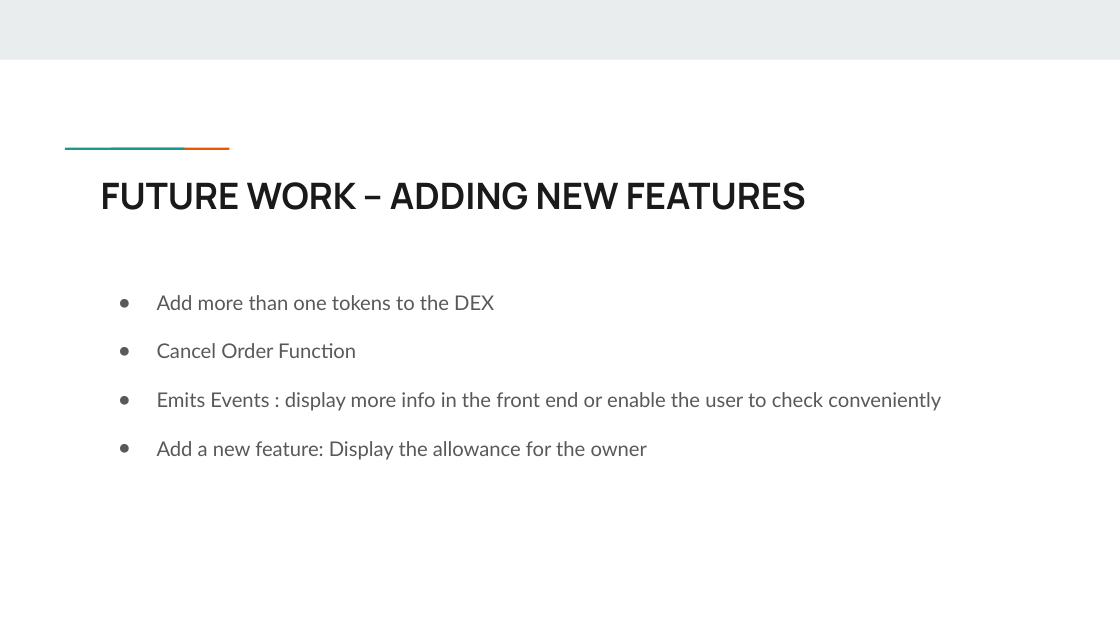
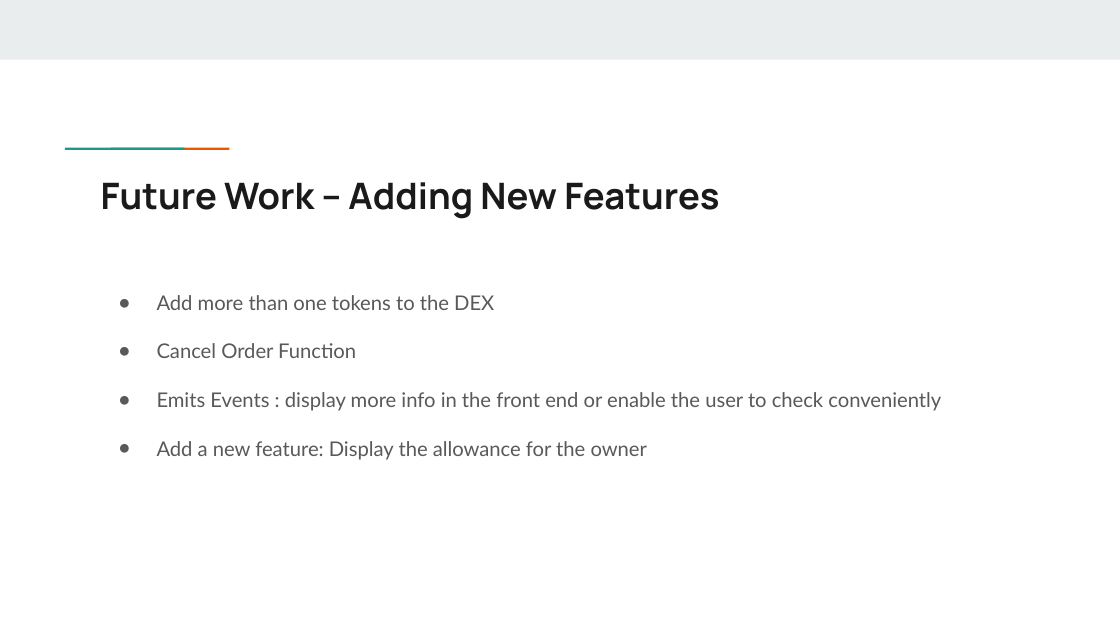
Before and after one commit to muhasenulhaque/Project-3-Group-1, a slide deck: slide 18 of Presentation on Decentralized Exchange.pptx. Drawn at 1120x630 pixels with LibreOffice and Linux fonts; fonts in the diff are those of the drawing. Boxes give left, top, right and bottom in pixels: in the first picture for what was removed or moved away, otherwise in the second. Text is boxed around its words. In the diff, an @@ line names an element or a change of style, - is before the commit and + after.

```diff
--- a/Presentation on Decentralized Exchange.pptx
+++ b/Presentation on Decentralized Exchange.pptx
@@ title at (x1=101, y1=182, x2=719, y2=219): text changed @@
-FUTURE WORK – ADDING NEW FEATURES
+Future Work – Adding New Features
```
Also in this commit, not shown: 11 other slides changed, 1 other file.
